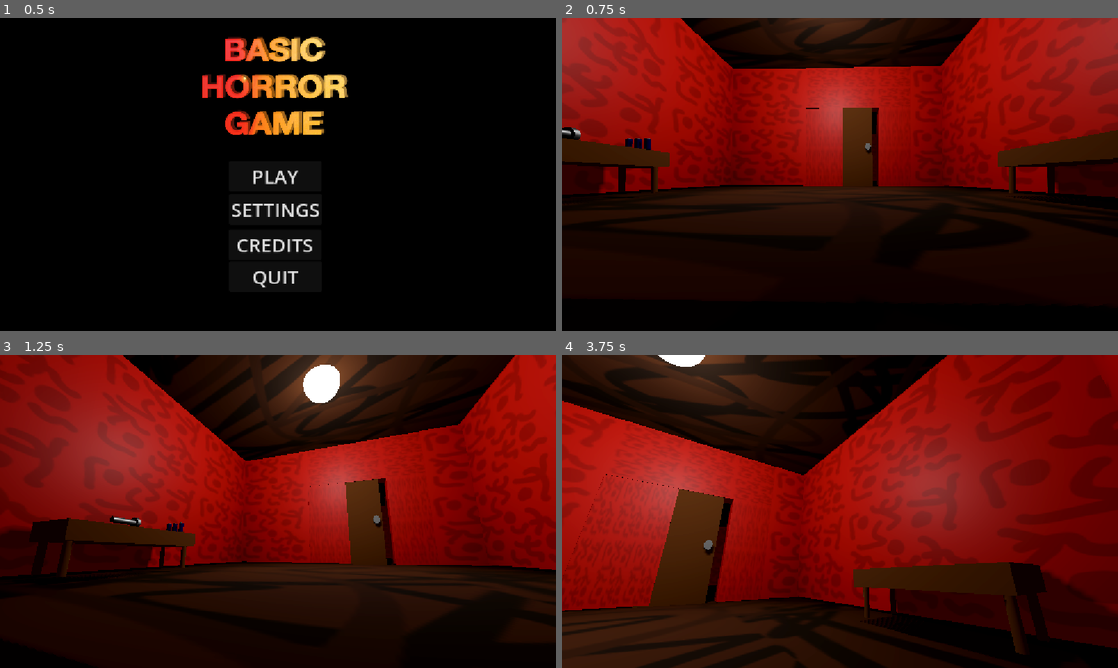
Above: before the commit, frames 1-4 (two rows, left to right).
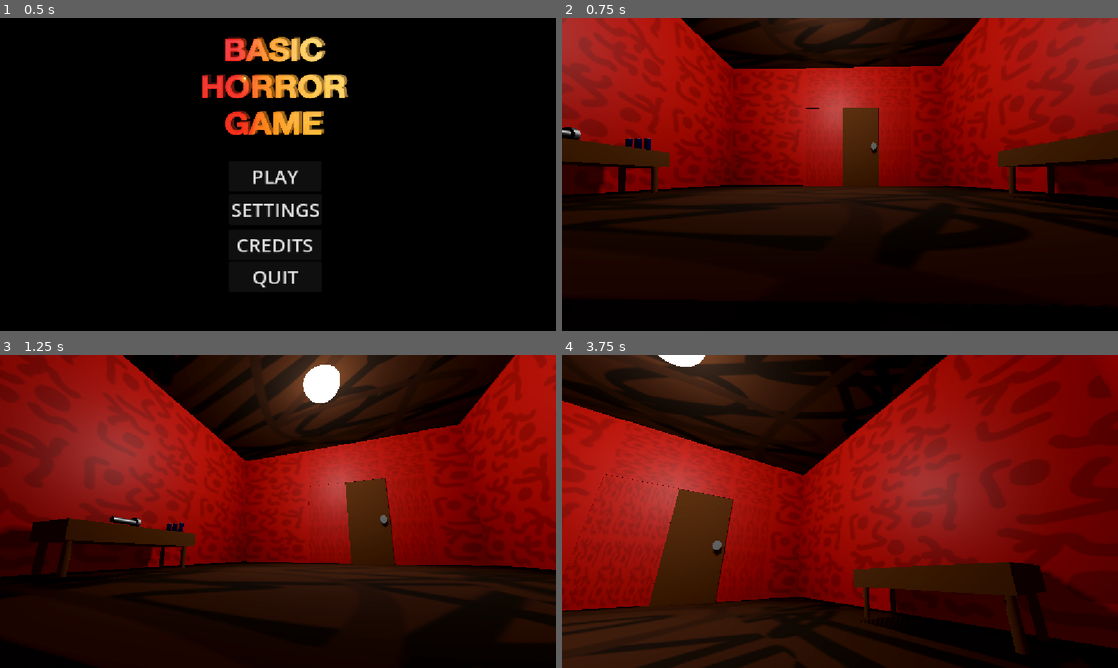
Above: after the commit, the same moments.

Repository: christiannoll/Basic3DGame
Game: Godot game, scene res://Scenes/main_menu.tscn
Two runs of this game, one before a commit and one after it. Both use one fixed random seed, a clock stepped at 60 frames per second and the inputs below. The engine's default icon, where the game draws it, is replaced by a stand-in: a white triangle on a blue panel in a dark square.
Inputs (mouse positions are in pixels of both pictures, inside the frame that each line leads up to):
- Up to frame 1 (0.5 s): no input
- Up to frame 2 (0.75 s): click "PLAY" at 0.5 s
- Up to frame 3 (1.25 s): no input
- Up to frame 4 (3.75 s): move the mouse to (867, 511) at 1.27 s; hold W (forward) from 1.28 s (still down); tap F (flashlight) at 1.35, 3.6 s; tap Space (jump) at 1.52, 2.27 s; move the mouse to (812, 511) at 2.02 s; tap E (interact) at 2.1 s; move the mouse to (851, 505) at 2.77 s; tap Shift (sprint) at 2.85 s; move the mouse to (834, 517) at 3.52 s

Frame 1 is identical in both runs. In frame 2, 0.3% of the frame differs, in the area x 54-57%, y 28-54%; in frame 3, 0.4%; in frame 4, 0.6%, in the area x 12-31%, y 45-81%.

Commit message:
Fixed door size

Diff:
--- a/Scenes/level.tscn
+++ b/Scenes/level.tscn
@@ -523,7 +523,7 @@
 transform = Transform3D(0.005305818, 0, -0.99998593, 0, 1, 0, 0.99998593, 0, 0.005305818, -5.9862366, 1.5, -30.29963)
 
 [node name="Door" parent="." unique_id=1436056146 node_paths=PackedStringArray("key") instance=ExtResource("5_qxfql")]
-transform = Transform3D(1.5503582, 0, 0, 0, 1.9053168, 0, 0, 0, 1, -4.731325, 2.1685038, -24.616615)
+transform = Transform3D(1.6768141, 0, 0, 0, 1.9053168, 0, 0, 0, 1, -4.9217706, 2.1685038, -24.616615)
 key = NodePath("../key")
 locked = true
 
